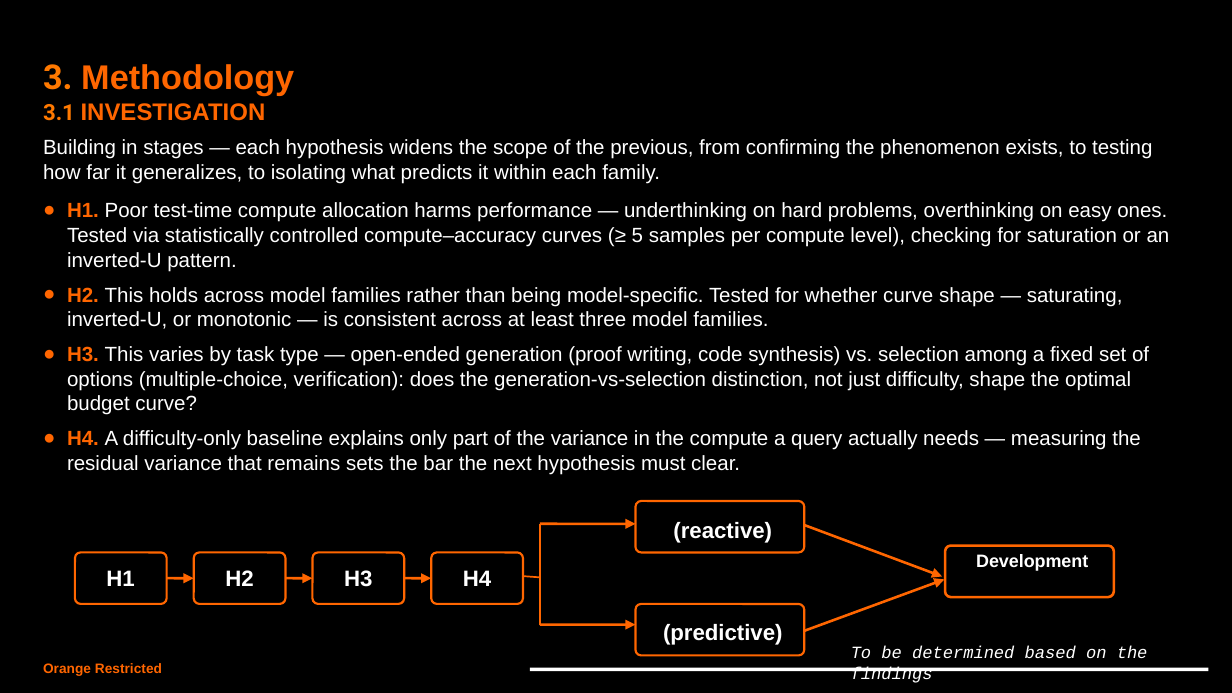
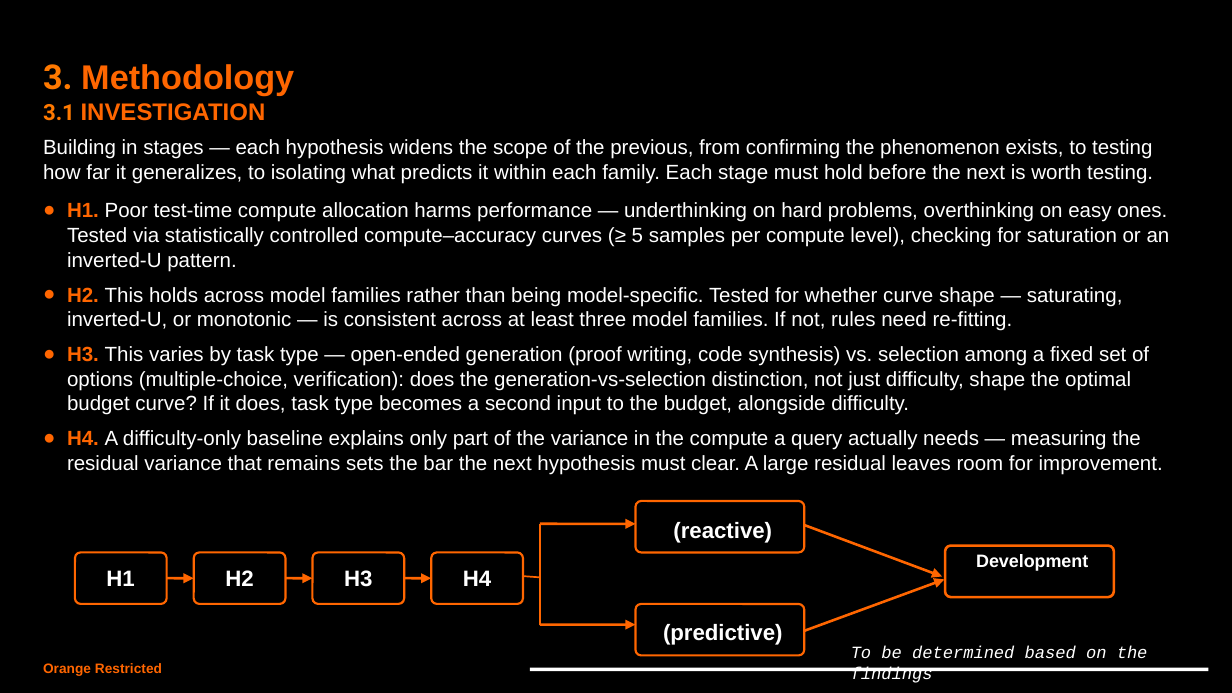
Before and after one commit to tharwat-ux/TTCA, a slide deck: slide 13 of presentation/dynamic_test_time_compute_allocation.pptx. Drawn at 1232x693 pixels with LibreOffice and Linux fonts; fonts in the diff are those of the drawing. Boxes give left, top, right and bottom in pixels: in the first picture for what was removed or moved away, otherwise in the second. Text is boxed around its words. In the diff, an @@ line names an element or a change of style, - is before the commit and + after.

```diff
--- a/presentation/dynamic_test_time_compute_allocation.pptx
+++ b/presentation/dynamic_test_time_compute_allocation.pptx
@@ text at bbox=[43, 139, 1153, 184]: text changed @@
-Building in stages — each hypothesis widens the scope of the previous, from confirming the phenomenon exists, to testing how far it generalizes, to isolating what predicts it within each family.
+Building in stages — each hypothesis widens the scope of the previous, from confirming the phenomenon exists, to testing how far it generalizes, to isolating what predicts it within each family. Each stage must hold before the next is worth testing.
@@ text at bbox=[67, 287, 1163, 475]: text changed @@
-● H2. This holds across model families rather than being model-specific. Tested for whether curve shape — saturating, inverted-U, or monotonic — is consistent across at least three model families.
-● H3. This varies by task type — open-ended generation (proof writing, code synthesis) vs. selection among a fixed set of options (multiple-choice, verification): does the generation-vs-selection distinction, not just difficulty, shape the optimal budget curve?
-● H4. A difficulty-only baseline explains only part of the variance in the compute a query actually needs — measuring the residual variance that remains sets the bar the next hypothesis must clear.
+● H2. This holds across model families rather than being model-specific. Tested for whether curve shape — saturating, inverted-U, or monotonic — is consistent across at least three model families. If not, rules need re-fitting.
+● H3. This varies by task type — open-ended generation (proof writing, code synthesis) vs. selection among a fixed set of options (multiple-choice, verification): does the generation-vs-selection distinction, not just difficulty, shape the optimal budget curve? If it does, task type becomes a second input to the budget, alongside difficulty.
+● H4. A difficulty-only baseline explains only part of the variance in the compute a query actually needs — measuring the residual variance that remains sets the bar the next hypothesis must clear. A large residual leaves room for improvement.
```
Also in this commit, not shown: 15 other slides changed, 7 slides removed, 23 other files.
